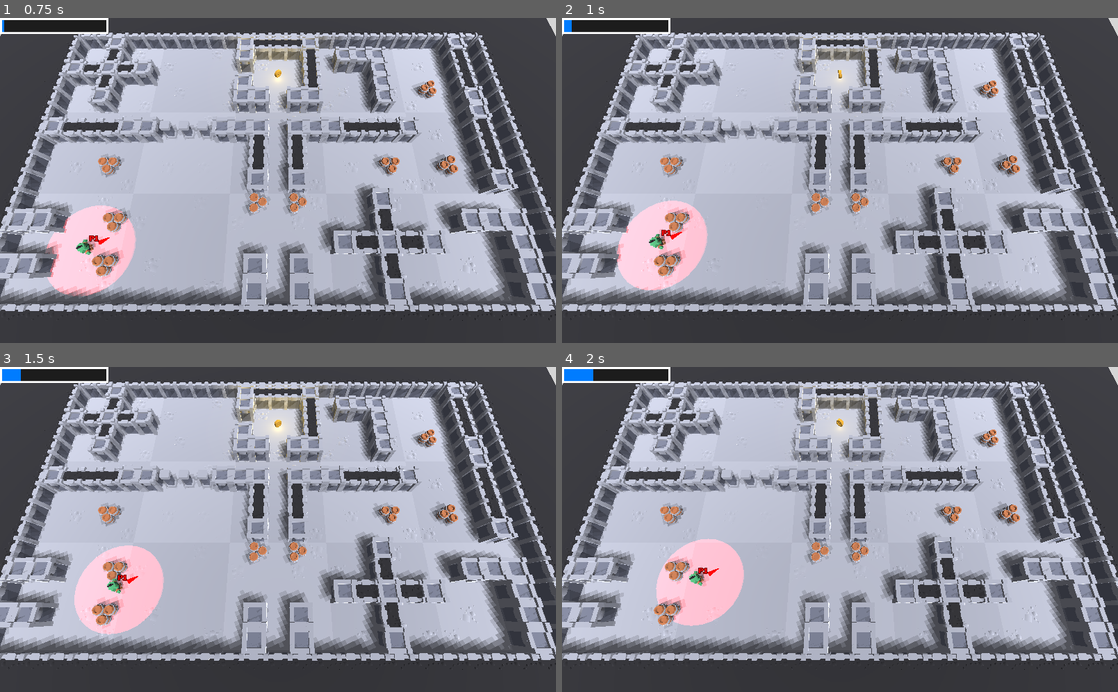
Above: before the commit, frames 1-4 (two rows, left to right).
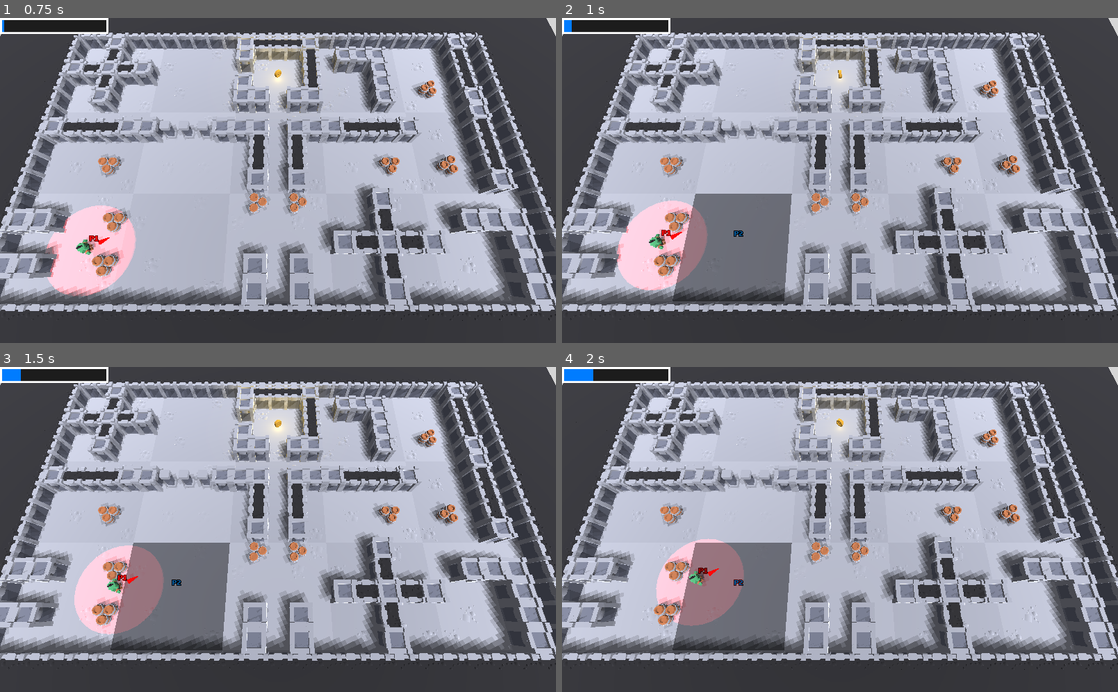
Above: after the commit, the same moments.

Repository: gheja/shifty-dungeon
Game: Godot game, scene res://scenes/MainGame.tscn
Same seed, same stepped clock (60 frames per second), same inputs: the game is played once before the commit and once after it.
Inputs (mouse positions are in pixels of both pictures, inside the frame that each line leads up to):
- Up to frame 1 (0.75 s): click "Start Game" at 0.5 s
- Up to frame 2 (1 s): no input
- Up to frame 3 (1.5 s): move the mouse to (400, 513) at 1.27 s; click (400, 513) at 1.42 s
- Up to frame 4 (2 s): no input

Frame 1 is identical in both runs. In frame 2, 6.2% of the frame differs, in the area x 19-42%, y 54-88%; in frame 3, 6.2%; in frame 4, 6.1%.

Commit message:
2023-07-09 20:15

Diff:
--- a/src/scenes/Lib.gd
+++ b/src/scenes/Lib.gd
@@ -11,3 +11,6 @@
 		print("?!")
 
 	return members[0]
+
+func distXZ(p1, p2):
+	return abs((Vector2(p1.x, p1.z) - Vector2(p2.x, p2.z)).length())
--- a/src/scenes/MainGame.gd
+++ b/src/scenes/MainGame.gd
@@ -183,6 +183,10 @@
 	tmp.update_text(is_swapped)
 	get_tree().root.add_child(tmp)
 
+func dm_click():
+	block_rotate()
+	level.bake_navmesh()
+
 func _unhandled_input(event):
 	if is_finished:
 		return
@@ -190,8 +194,31 @@
 	if event is InputEventMouseButton:
 		if event.pressed:
 			if dm_control == Lib.CONTROL_MOUSE:
-				block_rotate()
-				level.bake_navmesh()
+				dm_click()
+
+func cpu_dm_step():
+	var path = $Player.get_path()
+	var blocks = get_tree().get_nodes_in_group("blocks")
+	var blocks_in_path = []
+
+	for step in path:
+		for block in blocks:
+			if block.is_in_group("static_blocks"):
+				continue
+
+			# note: this is intentionally too wide, so DM CPU will have more
+			# tiles to pick from - though, it's still buggy...
+			if Lib.distXZ(step, block.global_transform.origin) < 3.0:
+				blocks_in_path.append(block)
+
+	if blocks_in_path.size() == 0:
+		return
+
+	blocks_in_path.shuffle()
+
+	set_block_selection(blocks_in_path[0])
+
+	$CpuDmStep2Timer.start()
 
 func game_finished():
 	if is_finished:
@@ -209,3 +236,29 @@
 
 func _on_RestartTimer_timeout():
 	show_menu()
+
+
+func _on_PlayerRegenerateRouteV2Timer_timeout():
+	if not is_running:
+		return
+
+	# doing a pathing so the other player can calculate affected blocks
+	$Player.regenerate_route_schedule()
+
+func _on_CpuDmStep1Timer_timeout():
+	if not is_running:
+		return
+
+	if dm_control != Lib.CONTROL_CPU:
+		return
+
+	cpu_dm_step()
+
+func _on_CpuDmStep2Timer_timeout():
+	if not is_running:
+		return
+
+	if dm_control != Lib.CONTROL_CPU:
+		return
+
+	dm_click()
--- a/src/scenes/MainGame.tscn
+++ b/src/scenes/MainGame.tscn
@@ -150,5 +150,19 @@
 wait_time = 5.0
 one_shot = true
 
+[node name="PlayerRegenerateRouteV2Timer" type="Timer" parent="."]
+autostart = true
+
+[node name="CpuDmStep1Timer" type="Timer" parent="."]
+wait_time = 0.85
+autostart = true
+
+[node name="CpuDmStep2Timer" type="Timer" parent="."]
+wait_time = 0.15
+one_shot = true
+
 [connection signal="timeout" from="ControlSwapTimer" to="." method="_on_ControlSwapTimer_timeout"]
 [connection signal="timeout" from="RestartTimer" to="." method="_on_RestartTimer_timeout"]
+[connection signal="timeout" from="PlayerRegenerateRouteV2Timer" to="." method="_on_PlayerRegenerateRouteV2Timer_timeout"]
+[connection signal="timeout" from="CpuDmStep1Timer" to="." method="_on_CpuDmStep1Timer_timeout"]
+[connection signal="timeout" from="CpuDmStep2Timer" to="." method="_on_CpuDmStep2Timer_timeout"]
--- a/src/scenes/Player.gd
+++ b/src/scenes/Player.gd
@@ -96,3 +96,6 @@
 
 func _on_RegenerateRouteTimer_timeout():
 	regenerate_route()
+
+func get_path():
+	return path
